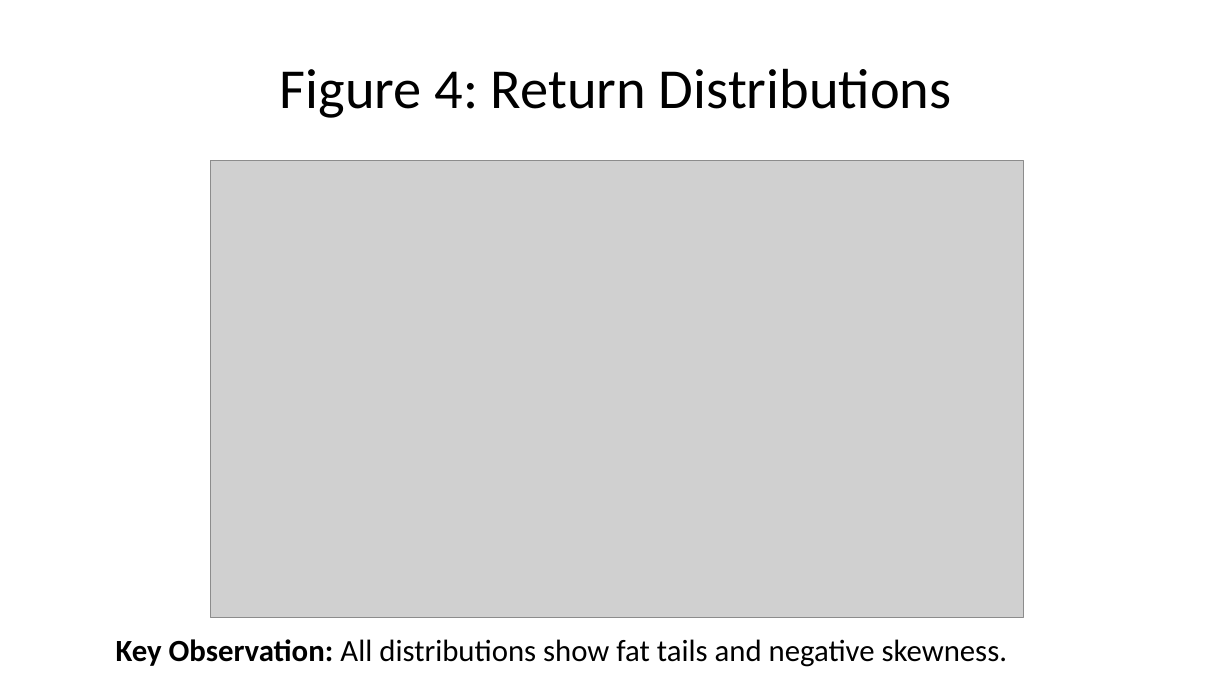
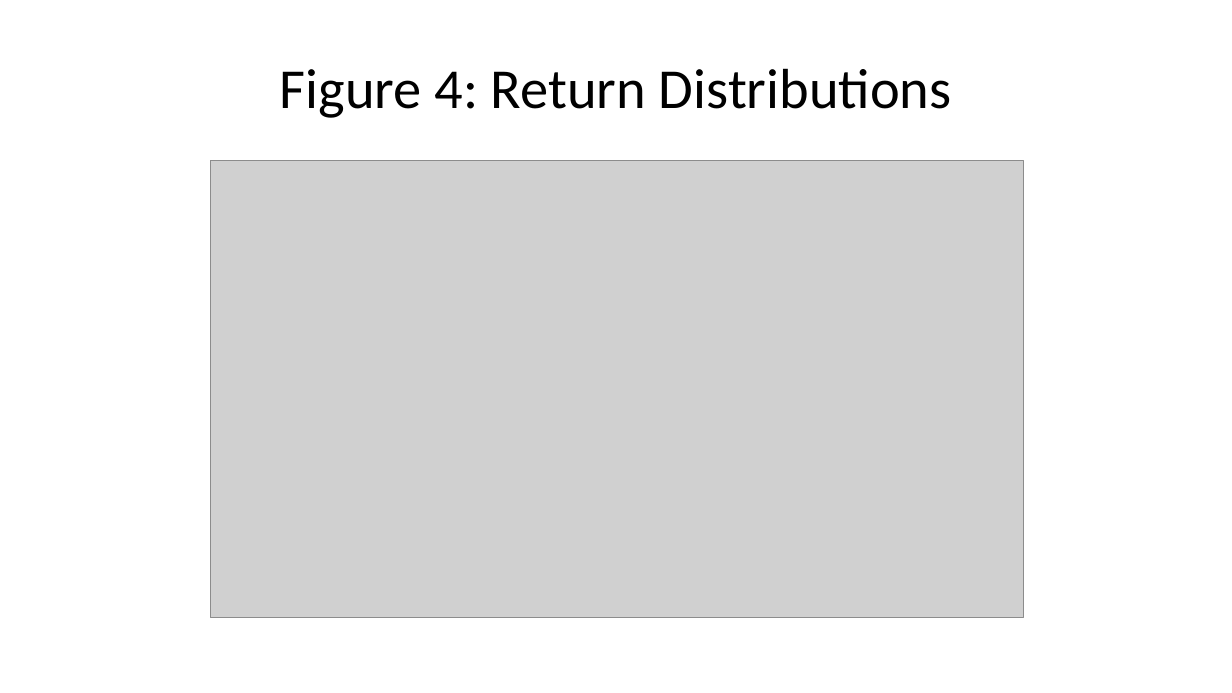
Before and after one commit to SakethKanchi/Cryptocurrency_Commodity_Correlation, a slide deck: slide 26 of presentation.pptx (slide 22 before the commit). Drawn at 1232x693 pixels with LibreOffice and Linux fonts; fonts in the diff are those of the drawing; grey boxes stand for pictures. Boxes give left, top, right and bottom in pixels: in the first picture for what was removed or moved away, otherwise in the second. Text is boxed around its words. In the diff, an @@ line names an element or a change of style, - is before the commit and + after.

```diff
--- a/presentation.pptx
+++ b/presentation.pptx
@@ text removed at (116,639,1008,667) @@
-Key Observation: All distributions show fat tails and negative skewness.
```
Also in this commit, not shown: 33 other slides changed, 14 slides added, 3 slides removed, 11 other files.
